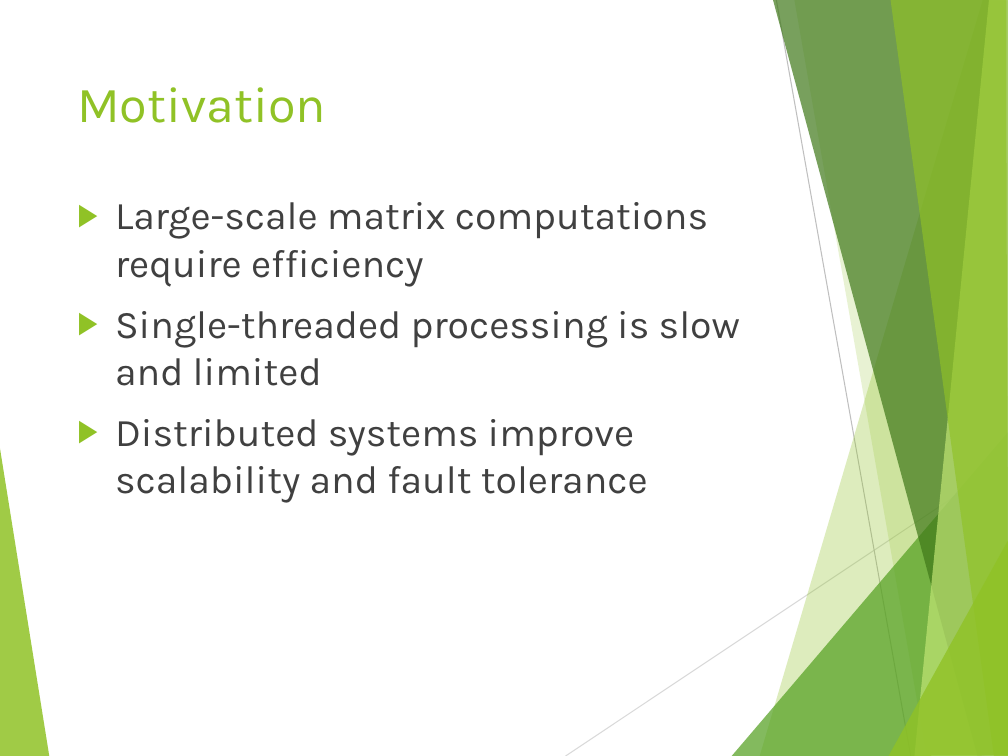
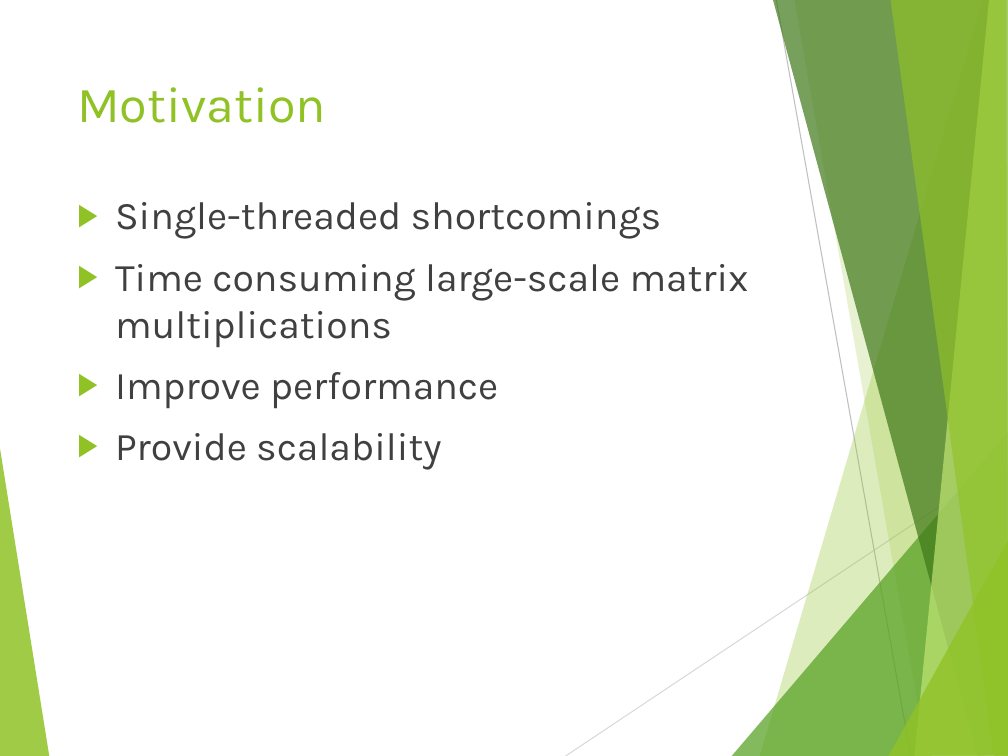
Before and after one commit to rbazzell/distributed-systems-project, a slide deck: slide 3 of DMaC_slides.pptx. Drawn at 1008x756 pixels with LibreOffice and Linux fonts; fonts in the diff are those of the drawing. Boxes give left, top, right and bottom in pixels: in the first picture for what was removed or moved away, otherwise in the second. Text is boxed around its words. In the diff, an @@ line names an element or a change of style, - is before the commit and + after.

```diff
--- a/DMaC_slides.pptx
+++ b/DMaC_slides.pptx
@@ text at (115,202,749,470): text changed @@
-▶ Large-scale matrix computations require efficiency
-▶ Single-threaded processing is slow and limited
-▶ Distributed systems improve scalability and fault tolerance
+▶ Single-threaded shortcomings
+▶ Time consuming large-scale matrix multiplications
+▶ Improve performance
+▶ Provide scalability
```
Also in this commit, not shown: 7 other slides changed.
